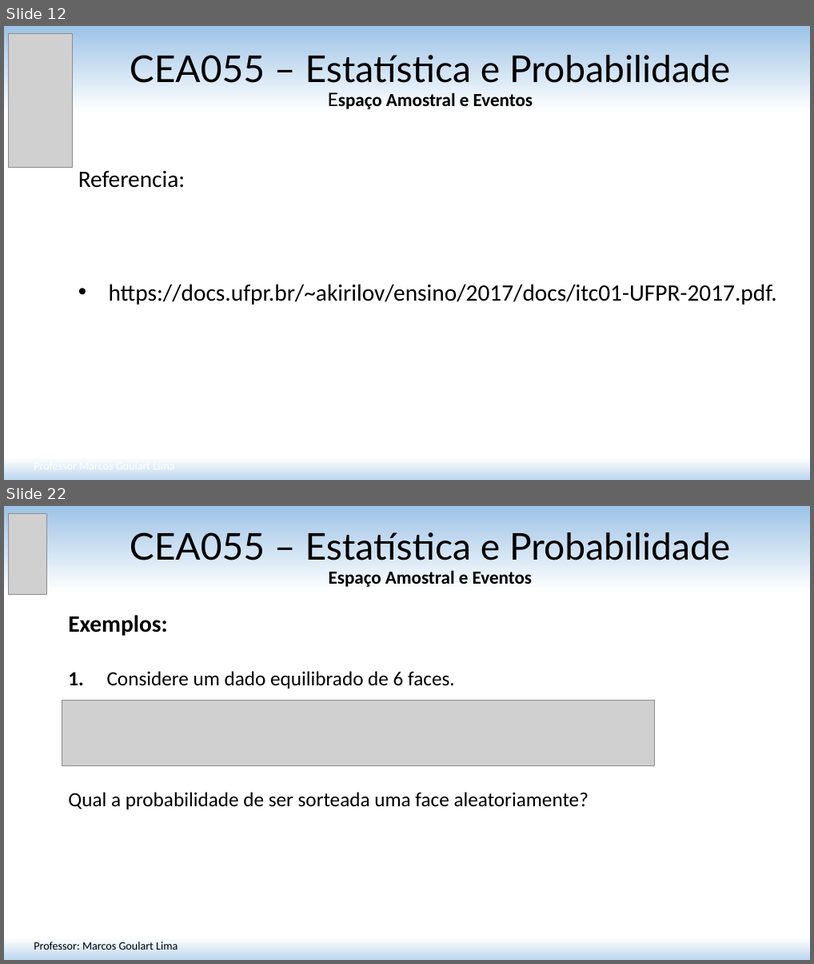
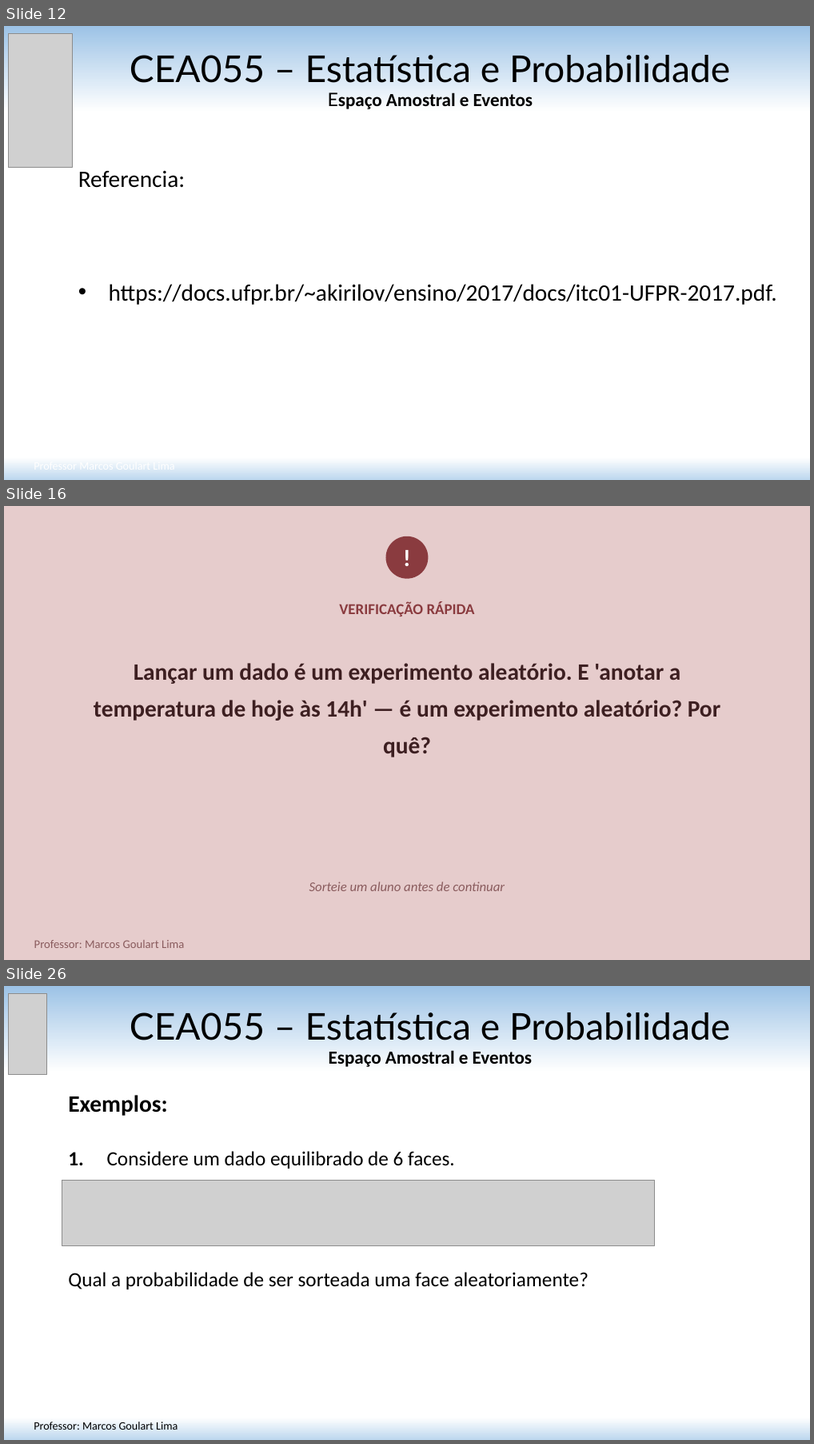
Before and after one commit to matmarcos/minhas-aulas, a slide deck: content/2026-2/cea055-estatistica-probabilidade/03-introducao-probabilidade/Aula_03_Introducao_Probabilidade.pptx. Shown one above the other, each under a label of ours: slides 12 and 22 before the commit, slides 12, 16 and 26 after it; the slides between them are not shown. The pictures are 814x964 and 814x1444 pixels, drawn with LibreOffice and Linux fonts; fonts in the diff are those of the drawing; grey boxes stand for pictures. Boxes give left, top, right and bottom in pixels: in the first picture for what was removed or moved away, otherwise in the second. Text is boxed around its words. In the diff, an @@ line names an element or a change of style, - is before the commit and + after.

Commit message:
Atualiza slides da Aula 3 (32 slides: revisao do professor + 4 slides de verificacao)

```diff
--- a/content/2026-2/cea055-estatistica-probabilidade/03-introducao-probabilidade/Aula_03_Introducao_Probabilidade.pptx
+++ b/content/2026-2/cea055-estatistica-probabilidade/03-introducao-probabilidade/Aula_03_Introducao_Probabilidade.pptx
@@ slide 16 added at (4, 506, 810, 960), background #E6CCCC @@
@@ ellipse added at (386, 536, 429, 579), fill #8A3B3F, 28 pt, text #FFFFFF, bold @@
+!
@@ text added at (339, 602, 475, 616), 18 pt, text #8A3B3F, bold @@
+VERIFICAÇÃO RÁPIDA
@@ text added at (94, 663, 721, 757), 28 pt, text #3D1F21, bold @@
+Lançar um dado é um experimento aleatório. E 'anotar a temperatura de hoje às 14h' — é um experimento aleatório? Por quê?
@@ text added at (310, 881, 505, 891), 16 pt, text #8A5C5E, italic @@
+Sorteie um aluno antes de continuar
@@ text added at (34, 940, 184, 948), 14 pt, text #8A5C5E @@
+Professor: Marcos Goulart Lima
@@ what was slide 22 is now slide 26 @@
```
Also in this commit, not shown: 12 slides changed, 4 other slides added, 3 other files.
